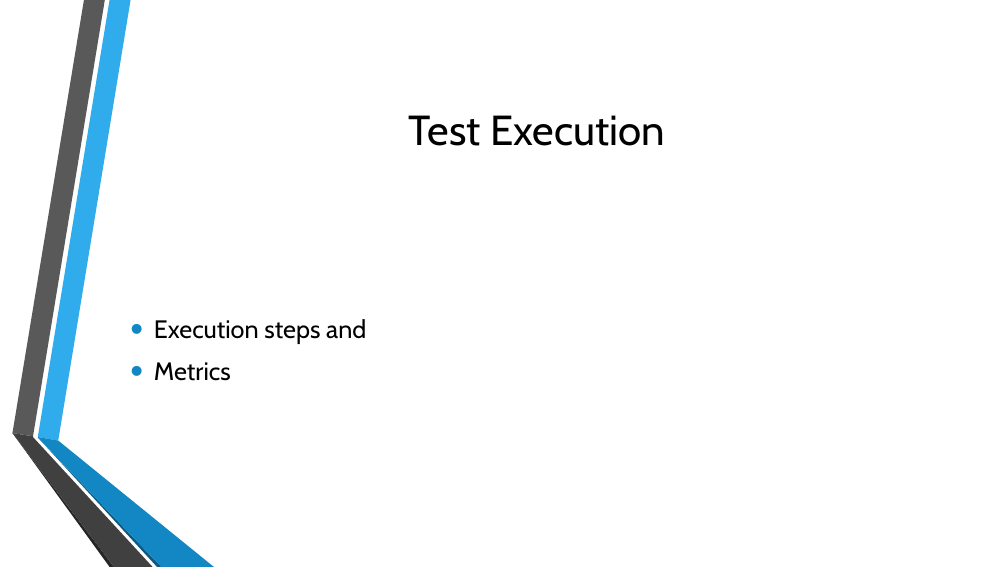
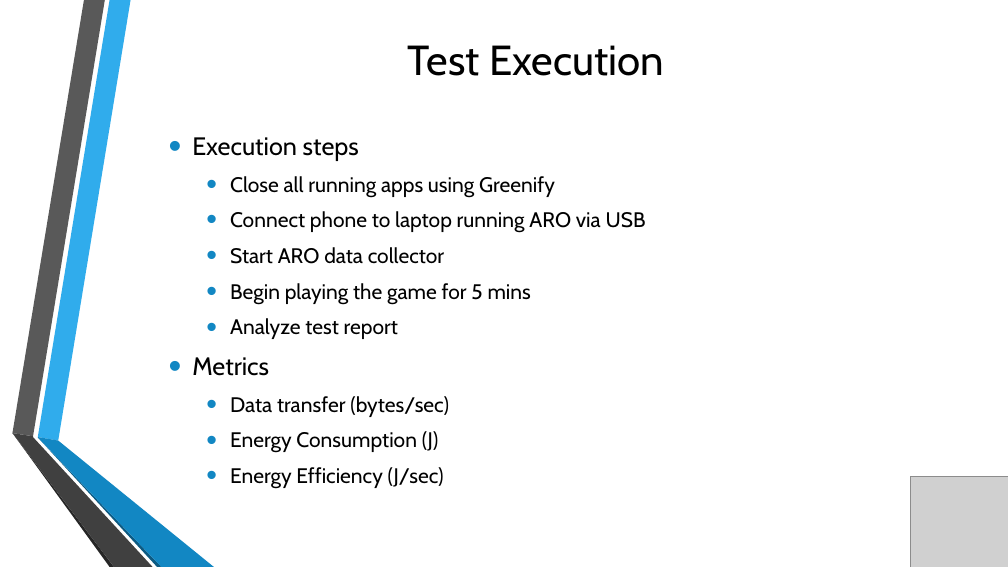
Before and after one commit to milindhg/Hunger_Games-Android_Games_Analysis, a slide deck: slide 14 of Final Report/Android Games Analysis Final Presentation1.pptx (slide 13 before the commit). Drawn at 1008x567 pixels with LibreOffice and Linux fonts; fonts in the diff are those of the drawing; grey boxes stand for pictures; background and template pictures are left out. Boxes give left, top, right and bottom in pixels: in the first picture for what was removed or moved away, otherwise in the second. Text is boxed around its words. In the diff, an @@ line names an element or a change of style, - is before the commit and + after.

```diff
--- a/Final Report/Android Games Analysis Final Presentation1.pptx
+++ b/Final Report/Android Games Analysis Final Presentation1.pptx
@@ title "Test Execution": place and size @@
-title "Test Execution" at <box>409,115,665,146</box>
+title "Test Execution" at <box>408,45,664,76</box>
@@ text "Execution steps": place and size @@
-text "Execution steps" at <box>154,319,366,381</box>
+text "Execution steps" at <box>192,137,646,489</box>
@@ text at <box>192,137,646,339</box>: text changed; size 24 to 20 pt @@
-• Execution steps and
+• Execution steps
+  • Close all running apps using Greenify
+  • Connect phone to laptop running ARO via USB
+  • Start ARO data collector
+  • Begin playing the game for 5 mins
+  • Analyze test report
@@ text at <box>230,396,449,489</box>: paragraphs added @@
+  • Data transfer (bytes/sec)
+  • Energy Consumption (J)
+  • Energy Efficiency (J/sec)
@@ picture added at <box>910,477,1008,567</box> @@
```
Also in this commit, not shown: 25 other slides changed, 4 slides added, 3 slides removed, 1 other file.
